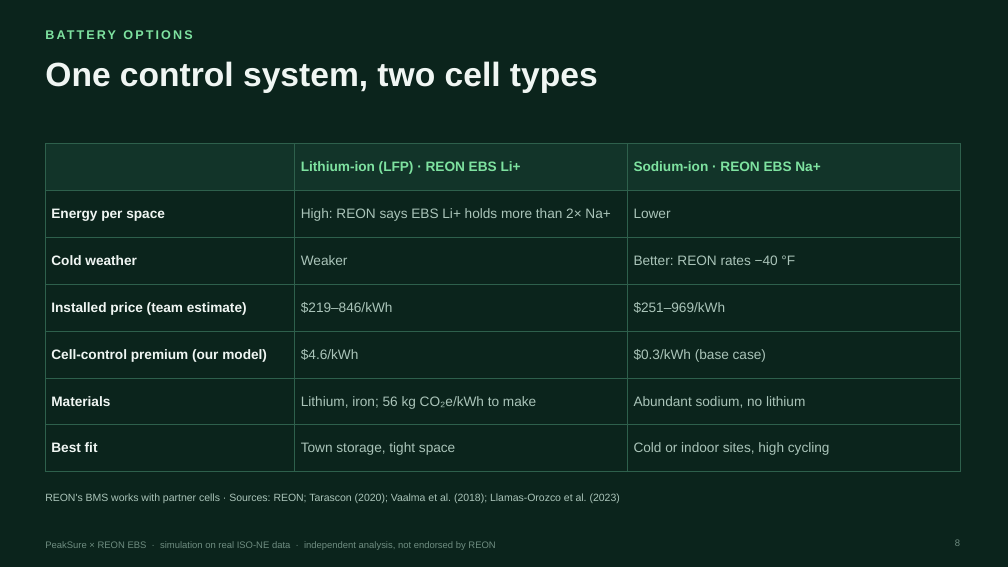
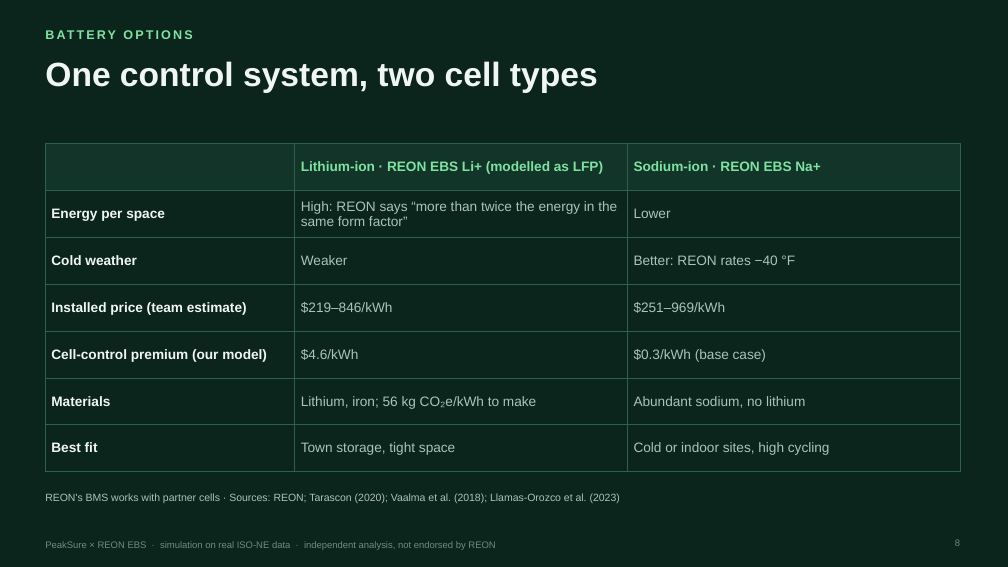
Before and after one commit to Bakdaulet-omeraiuly/peaksure, a slide deck: slide 8 of submission/PeakSure_deck.pptx. Drawn at 1008x567 pixels with LibreOffice and Linux fonts; fonts in the diff are those of the drawing. Boxes give left, top, right and bottom in pixels: in the first picture for what was removed or moved away, otherwise in the second. Text is boxed around its words. In the diff, an @@ line names an element or a change of style, - is before the commit and + after.

Commit message:
Deck: quote REON's EBS Li+ claim exactly; mark LFP as the modelled lithium chemistry

```diff
--- a/submission/PeakSure_deck.pptx
+++ b/submission/PeakSure_deck.pptx
@@ table at bbox=[45, 144, 960, 459] @@
-row 1, column 2: Lithium-ion (LFP) · REON EBS Li+
+row 1, column 2: Lithium-ion · REON EBS Li+ (modelled as LFP)
-row 2, column 2: High: REON says EBS Li+ holds more than 2× Na+
+row 2, column 2: High: REON says “more than twice the energy in the same form factor”
```
Also in this commit, not shown: 2 other files.
